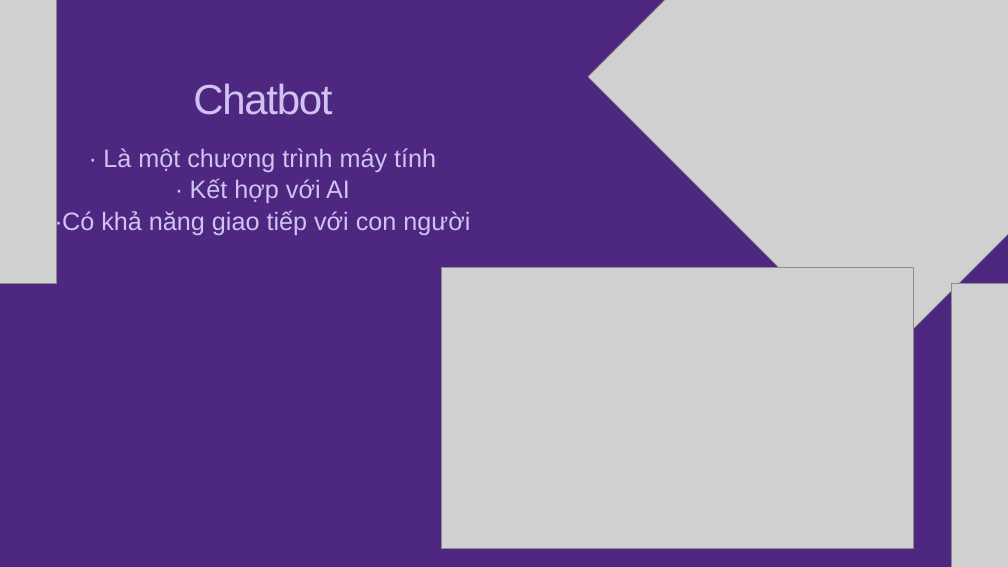
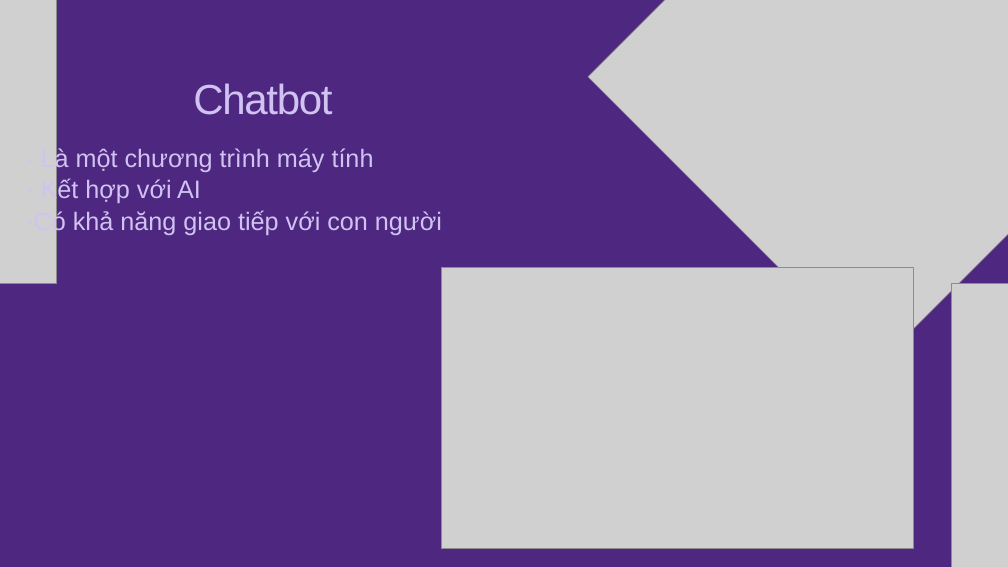
Before and after one commit to KatoIT/ChatBot_Rasa, a slide deck: slide 3 of Rasa_slide.pptx. Drawn at 1008x567 pixels with LibreOffice and Linux fonts; fonts in the diff are those of the drawing; grey boxes stand for pictures; background and template pictures are left out. Boxes give left, top, right and bottom in pixels: in the first picture for what was removed or moved away, otherwise in the second. Text is boxed around its words. In the diff, an @@ line names an element or a change of style, - is before the commit and + after.

```diff
--- a/Rasa_slide.pptx
+++ b/Rasa_slide.pptx
@@ text "∙ Là một chương trình ..." at <box>27,146,442,235</box>: alignment centre to left @@
```
Also in this commit, not shown: 13 other slides changed.
